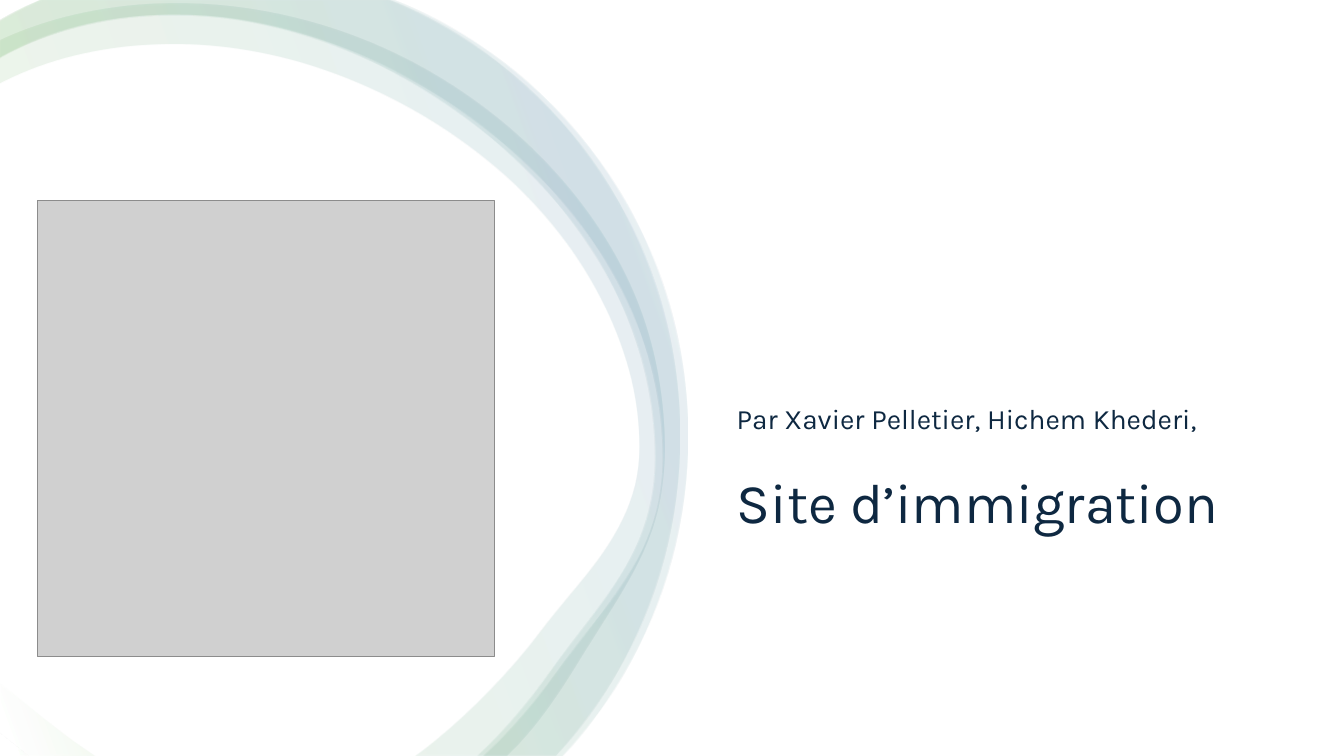
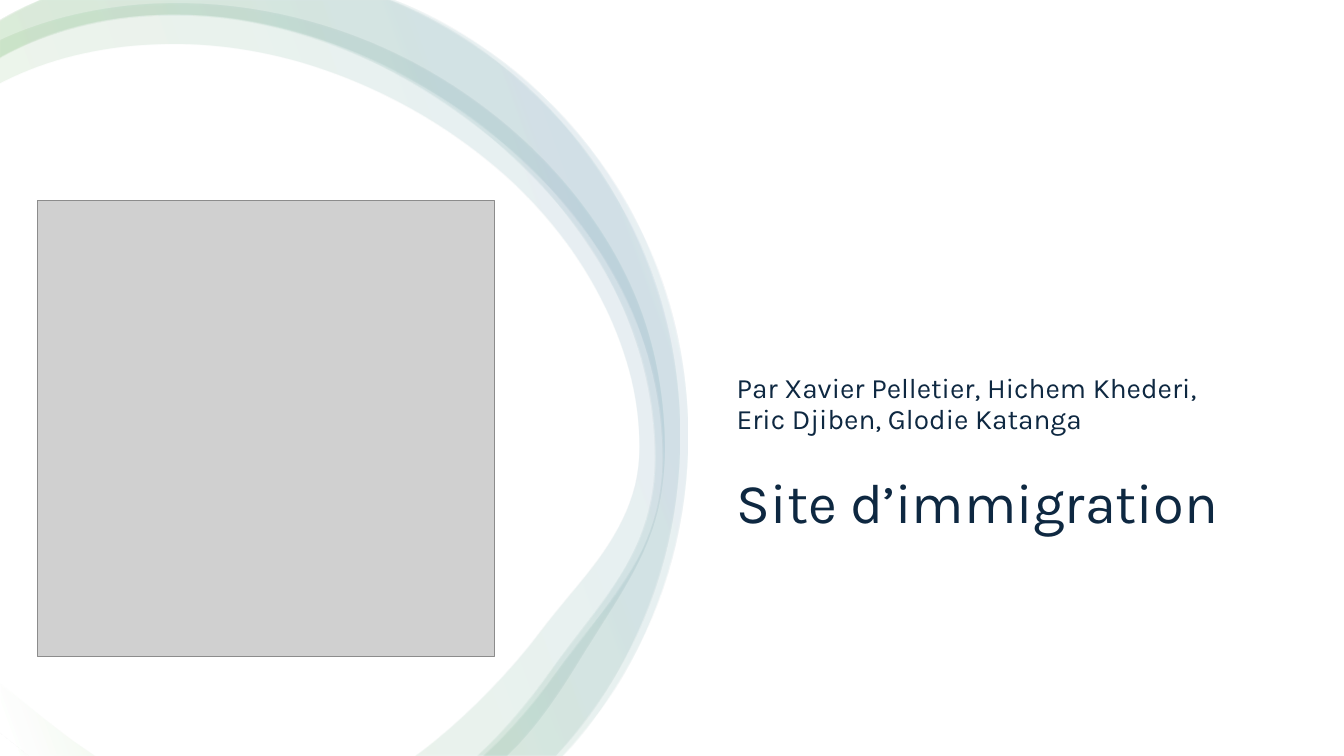
Before and after one commit to xpelletier07/Projet_Site_Immigration, a slide deck: slide 1 of Mandats/Mandat_3/Présentation.pptx. Drawn at 1344x756 pixels with LibreOffice and Linux fonts; fonts in the diff are those of the drawing; grey boxes stand for pictures. Boxes give left, top, right and bottom in pixels: in the first picture for what was removed or moved away, otherwise in the second. Text is boxed around its words. In the diff, an @@ line names an element or a change of style, - is before the commit and + after.

Commit message:
aff

```diff
--- a/Mandats/Mandat_3/Présentation.pptx
+++ b/Mandats/Mandat_3/Présentation.pptx
@@ subtitle at (x1=737, y1=378, x2=1197, y2=436): text changed @@
-Par Xavier Pelletier, Hichem Khederi,
+Par Xavier Pelletier, Hichem Khederi, Eric Djiben, Glodie Katanga
```
